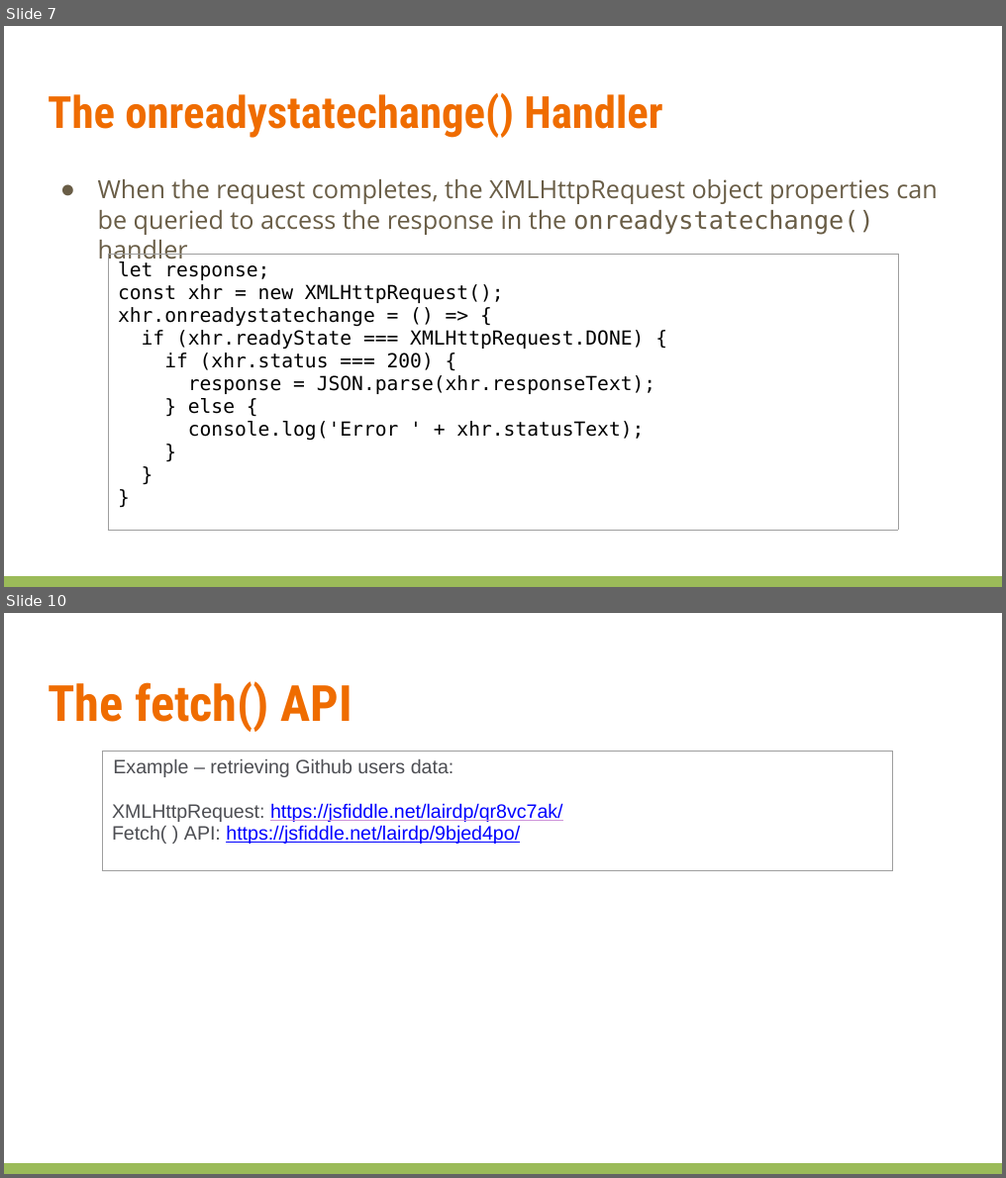
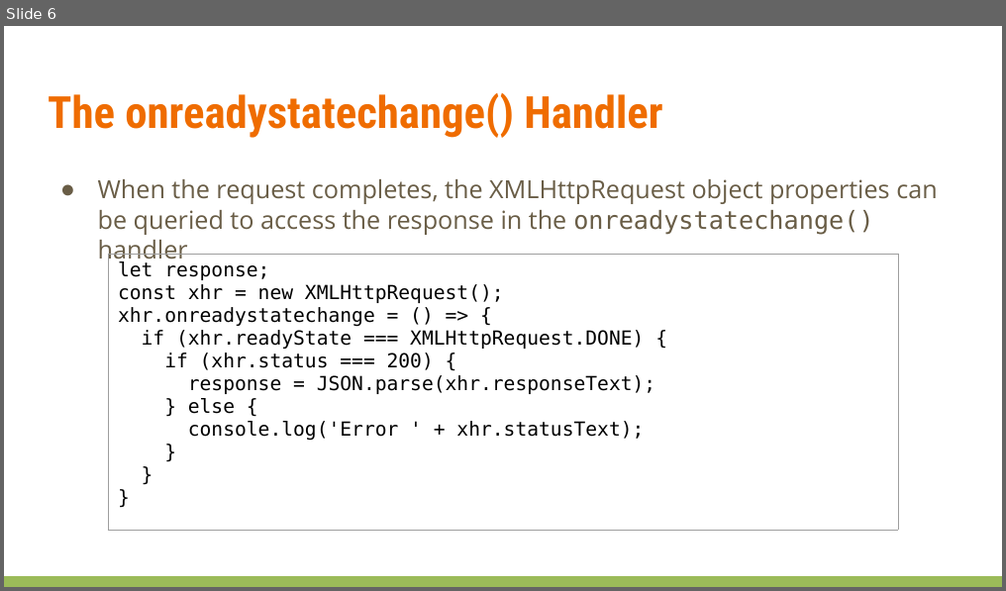
Before and after one commit to jelena-vk-itt/jvk-tudt-notes, a slide deck: rwat/res/files/NetworkProgramming.pptx. Shown one above the other, each under a label of ours: slides 7 and 10 before the commit, slide 6 after it; the slides between them are not shown. The pictures are 1006x1178 and 1006x591 pixels, drawn with LibreOffice and Linux fonts; fonts in the diff are those of the drawing. Boxes give left, top, right and bottom in pixels: in the first picture for what was removed or moved away, otherwise in the second. Text is boxed around its words. In the diff, an @@ line names an element or a change of style, - is before the commit and + after.

```diff
--- a/rwat/res/files/NetworkProgramming.pptx
+++ b/rwat/res/files/NetworkProgramming.pptx
@@ slide 10 removed at bbox=[4, 613, 1002, 1174], background #FFFFFF; not listed: 1 template element that a slide beside it also shows @@
@@ text removed at bbox=[48, 681, 352, 732] @@
-The fetch() API
@@ table removed at bbox=[102, 752, 892, 848], 1 rows, 1 columns @@
-Example – retrieving Github users data: / XMLHttpRequest: https://jsfiddle.net/lairdp/qr8vc7ak/ / Fetch( ) API: https://jsfiddle.net/lairdp/9bjed4po/
@@ what was slide 7 is now slide 6 @@
```
Also in this commit, not shown: 5 slides changed, 3 other slides removed, 2 other files.
